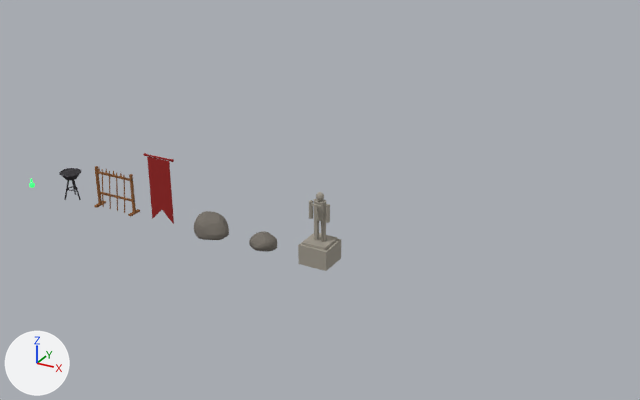
A saved change to the Blender file ArtSource/ArenaProps.blend.
Before and after are seen from a 50 mm lens placed at (29.6, -26.5, 15.8), pointed at (13.3, 3.1, 1.0). The lights are fixed; the arrows at lower left show +X, +Y and +Z. The first picture is the older version.

Names of what the first picture shows: 'SM_Banner_01', 'SM_Rock_01', 'SM_Statue_01' and 3 more.
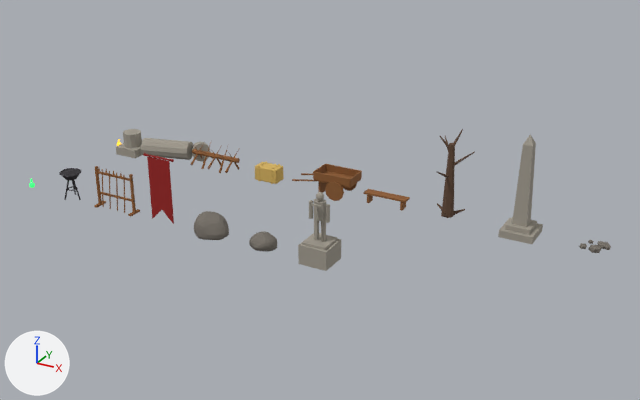
Boxes (x1, y1, x2, y2) around the edits, measured in the pictures (640 x 400 px):
'SM_Obelisk_01', added: after (498, 134, 543, 244)
'SM_BrokenColumn_01', added: after (116, 129, 211, 162)
'SM_Cart_01', added (brown): after (292, 164, 362, 201)
'SM_DeadTree_01', added (brown): after (436, 129, 475, 218)
'SM_HayBale_01', added (orange): after (255, 162, 284, 184)
'SM_Barricade_01', added (brown): after (191, 142, 240, 173)
'SM_Bench_01', added: after (364, 189, 410, 211)
'SM_Rubble_01', added: after (579, 240, 611, 253)

Patch to the scene script:
```diff
--- a/ArtSource/ArenaProps.blend.py
+++ b/ArtSource/ArenaProps.blend.py
@@ ob_sm_rubble_01 @@
+ob_sm_rubble_01 = bpy.data.objects.new('SM_Rubble_01', me_sm_rubble_01)  # an icosphere of 20 faces spanning x -0.008..0.26, y 0.223..0.462, z 0.096..0.265; an icosphere of 20 faces spanning x 0.033..0.503, y 0.007..0.433, z 0.03..0.33; an icosphere of 20 faces spanning x -0.364..-0.148, y 0.218..0.368, z 0.091..0.269; an icosphere of 20 faces spanning x -0.567..-0.277, y -0.415..-0.085, z 0.063..0.297; an icosphere of 20 faces spanning x -0.211..0.286, y -0.462..-0.054, z 0.0..0.36; an icosphere of 20 faces spanning x 0.315..0.567, y -0.017..0.169, z 0.075..0.285; an icosphere of 20 faces spanning x 0.285..0.54, y 0.043..0.279, z 0.094..0.266; in mat_m_rock (grey #777168)
+ob_sm_rubble_01.location = (24.0, 6.0, 0.0)
@@ ob_sm_obelisk_01 @@
+ob_sm_obelisk_01 = bpy.data.objects.new('SM_Obelisk_01', me_sm_obelisk_01)  # 29 vertices, 23 faces; spans x -0.7..0.7, y -0.7..0.7, z 0.0..4.3; in mat_m_statuestone (grey #a29b8f)
+ob_sm_obelisk_01.location = (21.0, 6.0, 0.0)
@@ ob_sm_deadtree_01 @@
+ob_sm_deadtree_01 = bpy.data.objects.new('SM_DeadTree_01', me_sm_deadtree_01)  # 106 vertices, 71 faces; spans x -0.83..0.83, y -0.77..0.77, z 0.0..3.87; in mat_m_deadwood (brown #614937)
+ob_sm_deadtree_01.location = (18.0, 6.0, 0.0)
@@ ob_sm_bench_01 @@
+ob_sm_bench_01 = bpy.data.objects.new('SM_Bench_01', me_sm_bench_01)  # a box spanning x -1.0..1.0, y -0.22..0.22, z 0.42..0.49; a box spanning x -0.85..-0.75, y -0.2..0.2, z 0.0..0.45; a box spanning x 0.75..0.85, y -0.2..0.2, z 0.0..0.45; in mat_m_wood (brown #8d5c30)
+ob_sm_bench_01.location = (15.0, 6.0, 0.0)
@@ ob_sm_cart_01 @@
+ob_sm_cart_01 = bpy.data.objects.new('SM_Cart_01', me_sm_cart_01)  # 132 vertices, 88 faces; spans x -1.51..1.51, y -0.7..0.7, z 0.0..1.12; in mat_m_wood (brown #8d5c30)
+ob_sm_cart_01.location = (12.0, 6.0, 0.0)
@@ ob_sm_haybale_01 @@
+ob_sm_haybale_01 = bpy.data.objects.new('SM_HayBale_01', me_sm_haybale_01)  # 72 vertices, 66 faces; spans x -0.6..0.6, y -0.365..0.365, z 0.0..0.73; in mat_m_hay (orange #d7b360)
+ob_sm_haybale_01.location = (9.0, 6.0, 0.0)
@@ ob_sm_barricade_01 @@
+ob_sm_barricade_01 = bpy.data.objects.new('SM_Barricade_01', me_sm_barricade_01)  # 86 vertices, 80 faces; spans x -1.3..1.3, y -0.65..0.65, z 0.0..1.26; in mat_m_wood (brown #8d5c30)
+ob_sm_barricade_01.location = (6.0, 6.0, 0.0)
@@ ob_sm_brokencolumn_01 @@
+ob_sm_brokencolumn_01 = bpy.data.objects.new('SM_BrokenColumn_01', me_sm_brokencolumn_01)  # 80 vertices, 48 faces; spans x -2.32..2.32, y -1.01..1.01, z 0.0..1.2; in mat_m_statuestone (grey #a29b8f)
+ob_sm_brokencolumn_01.location = (3.0, 6.0, 0.0)
```
